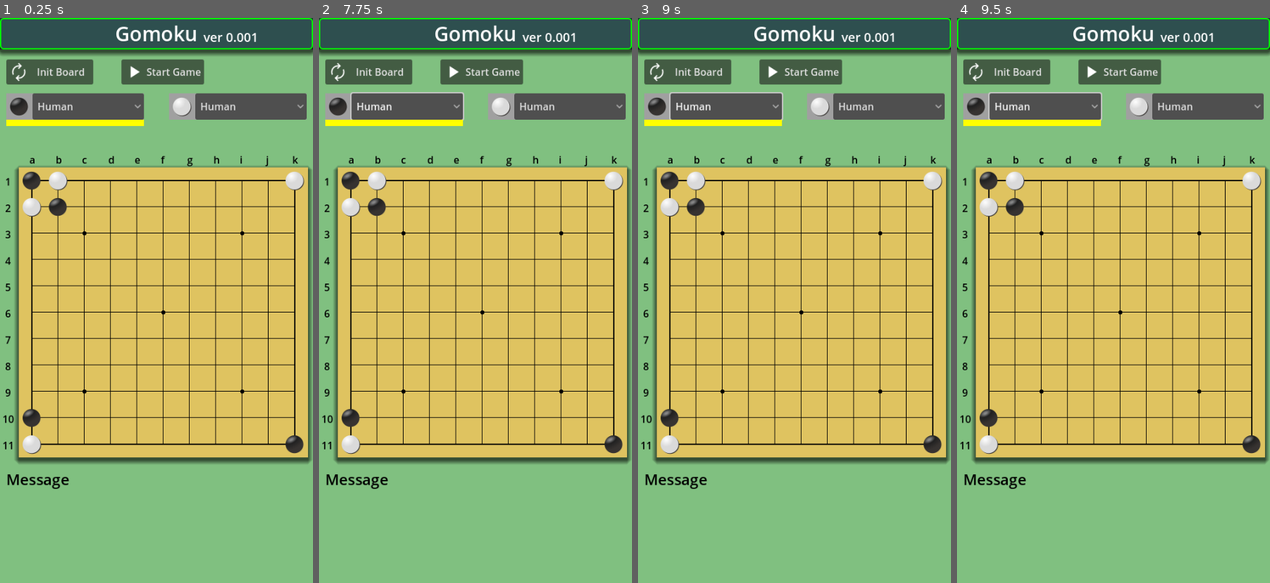
Above: before the commit, frames 1-4 (left to right).
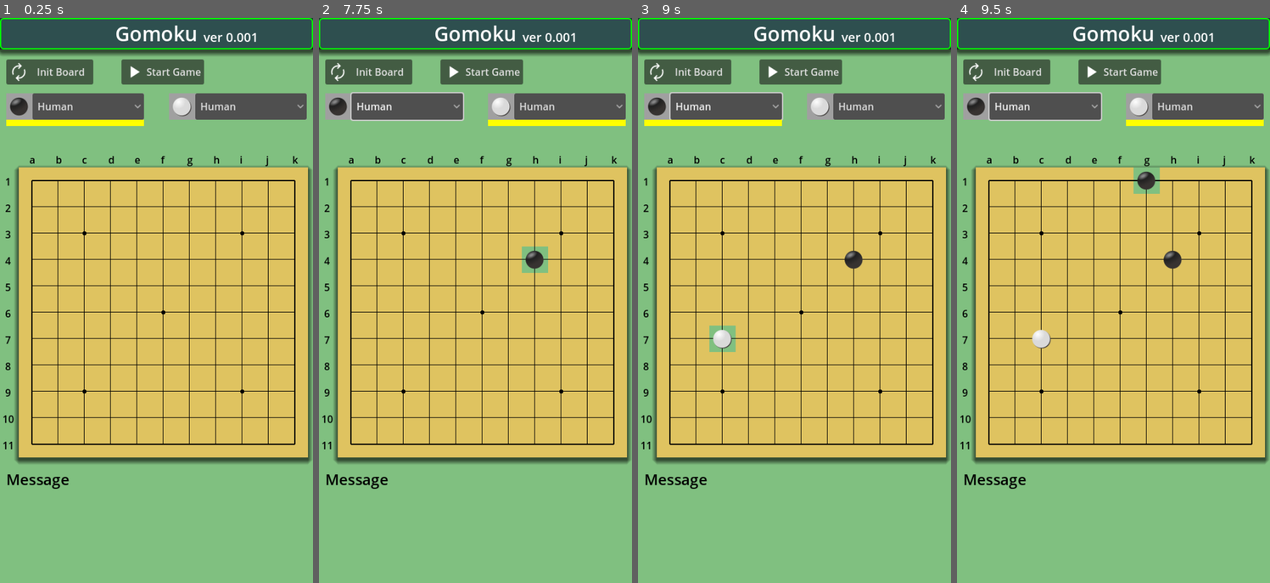
Above: after the commit, the same moments.

Repository: vivisuke/Gomoku
Game: Godot game, scene res://main_scene.tscn
Two runs of this game, one before a commit and one after it. Both use one fixed random seed, a clock stepped at 60 frames per second and the inputs below.
Inputs (mouse positions are in pixels of both pictures, inside the frame that each line leads up to):
- Up to frame 1 (0.25 s): no input
- Up to frame 2 (7.75 s): click "Start Game" at 0.5 s; click "Start Game" at 1.25 s; click "Init Board" at 2 s; click "Human" at 2.75 s; click "Init Board" at 3.5 s; click "Human" at 4.25 s; click "Init Board" at 5 s; click "Start Game" at 5.75 s; click "Human" at 6.5 s; tap Enter at 7.25 s; move the mouse to (544, 272) at 7.27 s; click (544, 272) at 7.42 s
- Up to frame 3 (9 s): tap Space at 8 s; move the mouse to (731, 328) at 8.02 s; click (731, 328) at 8.17 s; tap Enter at 8.75 s; move the mouse to (825, 176) at 8.77 s; click (825, 176) at 8.92 s
- Up to frame 4 (9.5 s): no input

The runs differ from the first frame. In frame 1, 1.2% of the frame differs, in the area x 7-98%, y 27-78%; in frame 2, 2.6%; in frame 3, 1.8%; in frame 4, 2.9%, in the area x 2-98%, y 18-78%.
Error before the commit: Parse Error: Identifier "t0" not declared in the current scope. (res://scripts/global.gd:97)

Commit message:
0033 ◎ C 09/03 09/04 0.001│ToDo│五目並んだか判定関数実装

Diff:
--- a/Gomoku/scripts/global.gd
+++ b/Gomoku/scripts/global.gd
@@ -16,21 +16,32 @@
 	var h_white = []		# 水平方向ビットマップ
 	var v_black = []		# 垂直方向ビットマップ
 	var v_white = []		# 垂直方向ビットマップ
-	var ur_black = []		# 右上方向ビットマップ
-	var ur_white = []		# 右上方向ビットマップ
-	var dr_black = []		# 右下方向ビットマップ
-	var dr_white = []		# 右下方向ビットマップ
+	var u_black = []		# 右上方向ビットマップ
+	var u_white = []		# 右上方向ビットマップ
+	var d_black = []		# 右下方向ビットマップ
+	var d_white = []		# 右下方向ビットマップ
 	func _init():
-		h_black.resize(N_VERT); h_black.fill(0)
-		h_white.resize(N_VERT); h_white.fill(0)
-		v_black.resize(N_HORZ); v_black.fill(0)
-		v_white.resize(N_HORZ); v_white.fill(0)
-		ur_black.resize(N_DIAGONAL); ur_black.fill(0)
-		ur_white.resize(N_DIAGONAL); ur_white.fill(0)
-		dr_black.resize(N_DIAGONAL); dr_black.fill(0)
-		dr_white.resize(N_DIAGONAL); dr_white.fill(0)
+		h_black.resize(N_VERT)
+		h_white.resize(N_VERT)
+		v_black.resize(N_HORZ)
+		v_white.resize(N_HORZ)
+		u_black.resize(N_DIAGONAL)
+		u_white.resize(N_DIAGONAL)
+		d_black.resize(N_DIAGONAL)
+		d_white.resize(N_DIAGONAL)
+		clear()
 		#
 		unit_test()
+	func clear():
+		h_black.fill(0)
+		h_white.fill(0)
+		v_black.fill(0)
+		v_white.fill(0)
+		u_black.fill(0)
+		u_white.fill(0)
+		d_black.fill(0)
+		d_white.fill(0)
+
 
 	#  5  6    12
 	#	┌────────┐→x
@@ -94,15 +105,15 @@
 		var t = xyToUrIxMask(x, y)
 		if t[0] >= 0:
 			if col == BLACK:
-				ur_black[t0] |= mask
+				u_black[t[0]] |= t[1]
 			elif col == WHITE:
-				ur_white[t0] |= mask
+				u_white[t[0]] |= t[1]
 		t = xyToDrIxMask(x, y)
 		if t[0] >= 0:
 			if col == BLACK:
-				dr_black[t0] |= mask
+				d_black[t[0]] |= t[1]
 			elif col == WHITE:
-				dr_white[t0] |= mask
+				d_white[t[0]] |= t[1]
 	func remove_color(x, y):
 		var mask = 1 << (N_HORZ - 1 - x)
 		h_black[y] &= ~mask
@@ -113,12 +124,36 @@
 		# done: 縦・斜めビットマップ更新
 		var t = xyToUrIxMask(x, y)
 		if t[0] >= 0:
-			ur_black[t0] &= !mask
-			ur_white[t0] &= !mask
+			u_black[t[0]] &= !t[1]
+			u_white[t[0]] &= !t[1]
 		t = xyToDrIxMask(x, y)
 		if t[0] >= 0:
-			dr_black[t0] &= !mask
-			dr_white[t0] &= !mask
+			d_black[t[0]] &= !t[1]
+			d_white[t[0]] &= !t[1]
+	func is_five_sub(b, bitmap):		# b に着手後、五目並んだか？
+		var mask = (b << 5) - 1			# 0b1 → 0b11111
+		mask -= b - 1					# 0b2 → 0b111110
+		for i in range(5):
+			if (bitmap & mask) == mask: return true
+			if (mask&1) == 1: break
+			mask >>= 1
+		return false
+	func is_five(x, y, col):		# (x, y) に着手後、五目並んだか？
+		var h = 1 << (N_HORZ - 1 - x)
+		var v = 1 << (N_HORZ - 1 - y)
+		var d = xyToDrIxMask(x, y)
+		var u = xyToUrIxMask(x, y)
+		if col == BLACK:
+			if is_five_sub(h, h_black[y]): return true
+			if is_five_sub(v, v_black[x]): return true
+			if d[0] >= 0 && is_five_sub(d[1], d_black[d[0]]): return true
+			if u[0] >= 0 && is_five_sub(u[1], u_black[u[0]]): return true
+		elif col == WHITE:
+			if is_five_sub(h, h_white[y]): return true
+			if is_five_sub(v, v_white[x]): return true
+			if d[0] >= 0 && is_five_sub(d[1], d_white[d[0]]): return true
+			if u[0] >= 0 && is_five_sub(u[1], u_white[u[0]]): return true
+		return false
 	func unit_test():
 		assert(xyToDrIxMask(0, 0) == [5, 0b10000000000])
 		assert(xyToDrIxMask(10, 10) == [5, 0b1])
--- a/Gomoku/scripts/main_scene.gd
+++ b/Gomoku/scripts/main_scene.gd
@@ -30,6 +30,7 @@
 	#bd.put_color(5, 5, g.BLACK)
 	#bd.put_color(6, 5, g.WHITE)
 	update_view()
+	unit_test()
 	pass # Replace with function body.
 
 func update_view():
@@ -69,8 +70,35 @@
 			if !bd.is_empty(pos.x, pos.y): return
 			#print(pos)
 			bd.put_color(pos.x, pos.y, next_color)
+			print("is_five = ", bd.is_five(pos.x, pos.y, next_color))
 			next_color = (g.BLACK + g.WHITE) - next_color
 			prev_put_pos = put_pos
 			put_pos = pos
 			update_view()
 	pass
+func unit_test():
+	var b2 = g.Board.new()
+	b2.put_color(0, 0, g.BLACK)
+	b2.put_color(1, 0, g.BLACK)
+	b2.put_color(2, 0, g.BLACK)
+	b2.put_color(3, 0, g.BLACK)
+	b2.put_color(4, 0, g.BLACK)
+	print("h_black[0] = %03x" % b2.h_black[0])
+	print("five" if b2.is_five(4, 0, g.BLACK) else "NOT five")
+	assert(b2.is_five(4, 0, g.BLACK))
+	b2.clear()
+	b2.put_color(0, 0, g.BLACK)
+	b2.put_color(1, 1, g.BLACK)
+	b2.put_color(2, 2, g.BLACK)
+	b2.put_color(3, 3, g.BLACK)
+	b2.put_color(4, 4, g.BLACK)
+	assert(b2.is_five(4, 4, g.BLACK))
+	b2.clear()
+	b2.put_color(10, 0, g.BLACK)
+	assert(b2.u_black[5] == 0x001)
+	b2.put_color(9, 1, g.BLACK)
+	b2.put_color(8, 2, g.BLACK)
+	b2.put_color(7, 3, g.BLACK)
+	b2.put_color(6, 4, g.BLACK)
+	print("u_black[5] = %03x" % b2.u_black[5])
+	assert(b2.is_five(6, 4, g.BLACK))
Not shown, changed: Gomoku.spr
